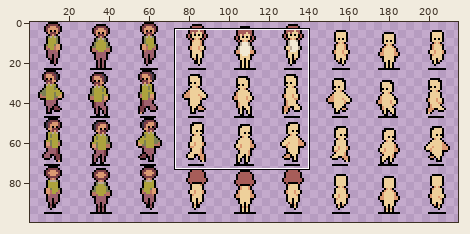
One commit to this pixel-art file: ART/Jacson/Sprites/NPCs.aseprite. The picture above shows the old version from afar; the outline marks the close-up.
Close-up. Before:
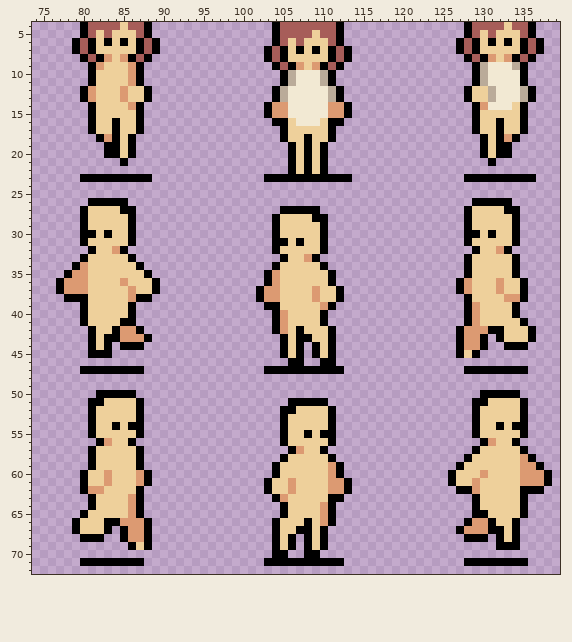
288x192 pixels, 1 frame. Shown: x 74..139, y 4..72. The wide view leaves out empty margins. The commit also changed other parts of the picture, which this record leaves out.
After:
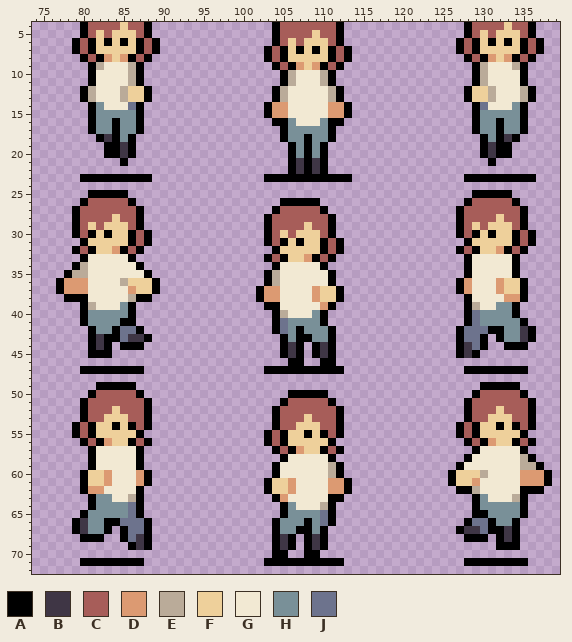
Palette (. is transparent): A #000000  B #3f3645  C #a75d59  D #dc9a72  E #baab99  F #eed09b  G #f2e9d3  H #799098  J #6d738d
The edit:
--- layers "Hair", "Clothing"
@@ x 74..139 @@
  8 ......ACADFDACA..............ACAFFFFFACA..............ACADFDACA...
- 9 .......ADFFFDA................ACADFDACA................AEGGGEA....
-10 .......AFFFFDA.................AEGGGEA.................AEGGGGA....
-11 .......AFFFFDA.................AEGGGEA.................AEGGGGA....
-12 ......ADFFFDFFA...............AEGGGGGEA...............AFFEGGGEA...
-13 ......ADFFFDFFA...............AEGGGGGEA...............AFFEGGGEA...
-14 .......AFFFFDA...............ADDGGGGGDDA...............ADGGGFA....
-15 .......AFFFFFA...............ADDGGGGGDDA...............AFFFFFA....
-16 .......AFFAFFA................AAFGGGFAA................AFFAFFA....
-17 .......AFFAFFA.................AFFFFFA.................AFFAFFA....
-18 ........ADAFA..................AFFAFFA..................AFADA.....
-19 .........AAFA...................AFAFA...................AFAA......
-20 .........AAFA...................AFAFA...................AFAA......
-21 ...........A....................AFAFA....................A........
-22 ................................AFAFA.............................
+ 9 .......AEGGGEA................ACADFDACA................AEGGGEA....
+10 .......AGGGGEA.................AEGGGEA.................AEGGGGA....
+11 .......AGGGGEA.................AEGGGEA.................AEGGGGA....
+12 ......AEGGGEFFA...............AEGGGGGEA...............AFFEGGGEA...
+13 ......AEGGGEFFA...............AEGGGGGEA...............AFFEGGGEA...
+14 .......AHGGGJA...............ADDGGGGGDDA...............AJGGGHA....
+15 .......AHHHHHA...............ADDGGGGGDDA...............AHHHHHA....
+16 .......AHHAHHA................AAHGGGHAA................AHHAHHA....
+17 .......AHHAHHA.................AHHHHHA.................AHHAHHA....
+18 ........ABAHA..................AHHAHHA..................AHABA.....
+19 .........AABA...................AHAHA...................ABAA......
+20 .........AABA...................AHAHA...................ABAA......
+21 ...........A....................ABABA....................A........
+22 ................................ABABA.............................
 23 ......AAAAAAAAA..............AAAAAAAAAAA..............AAAAAAAAA...
 24 ..................................................................
-25 ..................................................................
-26 .......AAAAA...........................................AAAAA......
-27 ......AFFFFAA..................AAAAA..................AFFFFAA.....
-28 ......AFFFFFA.................AFFFFAA.................AFFFFFA.....
-29 ......AFFFFFA.................AFFFFFA.................AFFFFFA.....
-30 ......AAFAFFA.................AFFFFFA.................AAFAFFA.....
-31 ......AFFFFFA.................AAFAFFA.................AFFFFFA.....
-32 .......AFFDA..................AFFFFFA..................AFFDA......
-33 ......AFFFFFA..................AFFDA..................AFFFFFA.....
-34 .....ADFFFFFFA................AFFFFFA.................AFFFFFA.....
-35 ....ADDFFFFFFFA..............ADFFFFFFA................AFFFFFA.....
-36 ...ADDDFFFFDFFFA.............ADFFFFFFA...............ADFFFDFFA....
-37 ...ADDDFFFFFDFFA............ADDFFFFDFFA..............ADFFFDFFA....
-38 ....AAAFFFFFDAA.............ADDFFFFDFFA...............AFFFFDDA....
-39 ......AFFFFFA................AAFFFFFDA................ADFFFFA.....
-40 ......AFFFFFA.................ADFFFFA.................ADFFFFA.....
-41 ......AFFFFAA.................ADFFFFA.................ADFFFFFA....
-42 .......AFFADDA................ADFAFFFA...............ADDDAAFFFA...
-43 .......AFAADDDA................AFAAFFA...............ADDA.AFFFA...
-44 .......AFA.AAA.................AFA.AFA...............ADDA..AAA....
-45 .......AAA.....................AFA.AFA...............AFA..........
+25 .......AAAAA...........................................AAAAA......
+26 ......ACCCCCA..................AAAAA..................ACCCCCA.....
+27 .....ACCCCCCCA................ACCCCCA................ACCCCCCCA....
+28 .....ACCCCFCCA...............ACCCCCCCA...............ACCCCFCCA....
+29 .....ACFCFFFCA...............ACCCCFCCA...............ACFCFFFCA....
+30 .....ACAFAFFACA..............ACFCFFFCA...............ACAFAFFACA...
+31 ......AFFFFFACA..............ACAFAFFACA...............AFFFFFACA...
+32 .....ACAFFDACA................AFFFFFACA..............ACAFFDACA....
+33 ......AGGGGGA................ACAFFDACA................AGGGGGA.....
+34 .....AEGGGGGGA................AGGGGGA.................AGGGGGA.....
+35 ....AEEGGGGGGGA..............AEGGGGGGA................AGGGGGA.....
+36 ...ADDDGGGGEFFFA.............AEGGGGGGA...............ADGGGDFFA....
+37 ...ADDDGGGGGDFFA............ADDGGGGDFFA..............ADGGGDFFA....
+38 ....AAAGGGGGEAA.............ADDGGGGDFFA...............AGGGGDDA....
+39 ......AEGGGHA................AAGGGGGDA................AEGGHHA.....
+40 ......AHHHHHA.................AEGGGHA.................AJHHHHA.....
+41 ......AHHHHAA.................AJHHHHA.................AJHHHHHA....
+42 .......AHHAJJA................AJHAHHHA...............AJJJAAHHBA...
+43 .......ABAAJBBA................AHAAHHA...............AJJA.AHHBA...
+44 .......ABA.AAA.................ABA.ABA...............ABJA..AAA....
+45 .......AAA.....................ABA.ABA...............ABA..........
 46 ................................AA..AA............................
@@ x 74..139 @@
 48 ..................................................................
-49 ..................................................................
-50 ........AAAAA...........................................AAAAA.....
-51 .......AAFFFFA..................AAAAA..................AAFFFFA....
-52 .......AFFFFFA.................AAFFFFA.................AFFFFFA....
-53 .......AFFFFFA.................AFFFFFA.................AFFFFFA....
-54 .......AFFAFAA.................AFFFFFA.................AFFAFAA....
-55 .......AFFFFFA.................AFFAFAA.................AFFFFFA....
-56 ........ADFFA..................AFFFFFA..................ADFFA.....
-57 .......AFFFFFA..................ADFFA..................AFFFFFA....
-58 .......AFFFFFA.................AFFFFFA................AFFFFFFDA...
-59 .......AFFFFFA................AFFFFFFDA..............AFFFFFFFDDA..
-60 ......AFFDFFFDA...............AFFFFFFDA.............AFFFDFFFFDDDA.
-61 ......AFFDFFFDA..............AFFDFFFFDDA............AFFDFFFFFDDDA.
-62 ......ADDFFFFA...............AFFDFFFFDDA.............AADFFFFFAAA..
-63 .......AFFFFDA................ADFFFFFAA................AFFFFFA....
-64 .......AFFFFDA.................AFFFFDA.................AFFFFFA....
-65 ......AFFFFFDA.................AFFFFDA.................AAFFFFA....
-66 .....AFFFAADDDA...............AFFFAFDA................ADDAFFA.....
-67 .....AFFFA.ADDA...............AFFAAFA................ADDDAAFA.....
-68 ......AAA..ADDA...............AFA.AFA.................AAA.AFA.....
-69 ............AFA...............AFA.AFA.....................AAA.....
+49 ........AAAAA...........................................AAAAA.....
+50 .......ACCCCCA..................AAAAA..................ACCCCCA....
+51 ......ACCCCCCCA................ACCCCCA................ACCCCCCCA...
+52 ......ACCCFCCCA...............ACCCCCCCA...............ACCCFCCCA...
+53 ......ACCFFFCCA...............ACCCFCCCA...............ACCFFFCCA...
+54 .....ACAFFAFACA...............ACCFFFCCA..............ACAFFAFACA...
+55 .....ACAFFFFFA...............ACAFFAFACA..............ACAFFFFFA....
+56 ......ACADFFACA..............ACAFFFFFA................ACADFFACA...
+57 .......AGGGGGA................ACADFFACA................AGGGGGA....
+58 .......AGGGGGA.................AGGGGGA................AGGGGGGEA...
+59 .......AGGGGGA................AGGGGGGEA..............AGGGGGGGEEA..
+60 ......AFFDGGGDA...............AGGGGGGEA.............AFFFEGGGGDDDA.
+61 ......AFFDGGGDA..............AFFDGGGGDDA............AFFDGGGGGDDDA.
+62 ......ADDGGGGA...............AFFDGGGGDDA.............AAEGGGGGAAA..
+63 .......AHHGGEA................ADGGGGGAA................AHGGGEA....
+64 .......AHHHHJA.................AHGGGEA.................AHHHHHA....
+65 ......AHHHHHJA.................AHHHHJA.................AAHHHHA....
+66 .....ABHHAAJJJA...............AHHHAHJA................AJJAHHA.....
+67 .....ABHHA.AJJA...............AHHAAHA................ABBJAABA.....
+68 ......AAA..AJBA...............ABA.ABA.................AAA.ABA.....
+69 ............ABA...............ABA.ABA.....................AAA.....
 70 ..............................AA..AA..............................
